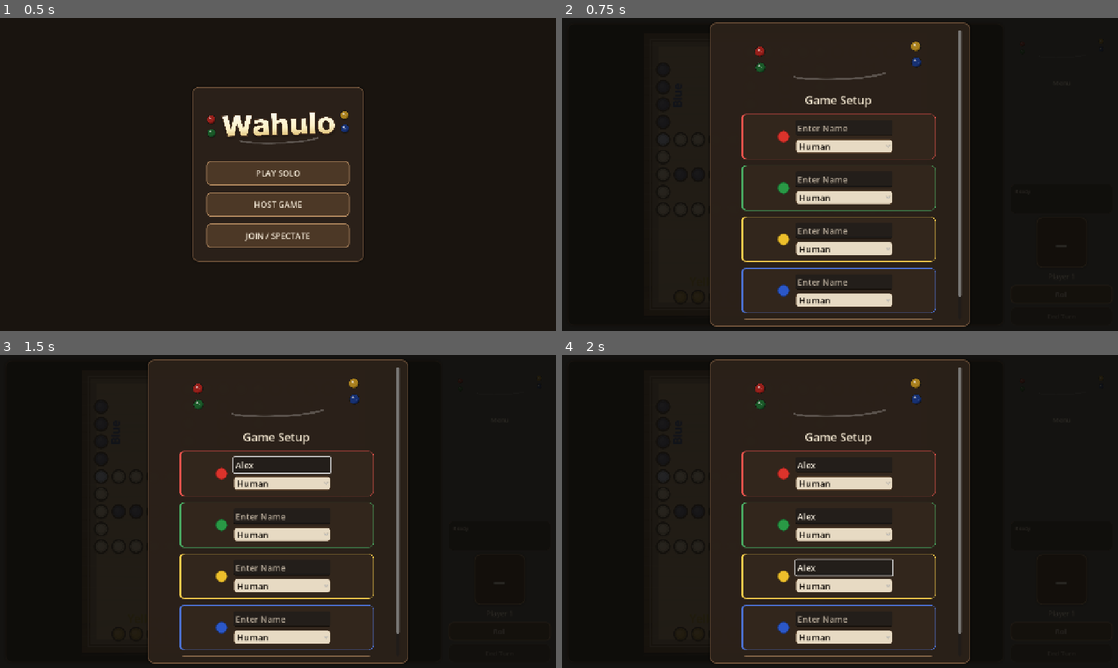
Above: before the commit, frames 1-4 (two rows, left to right).
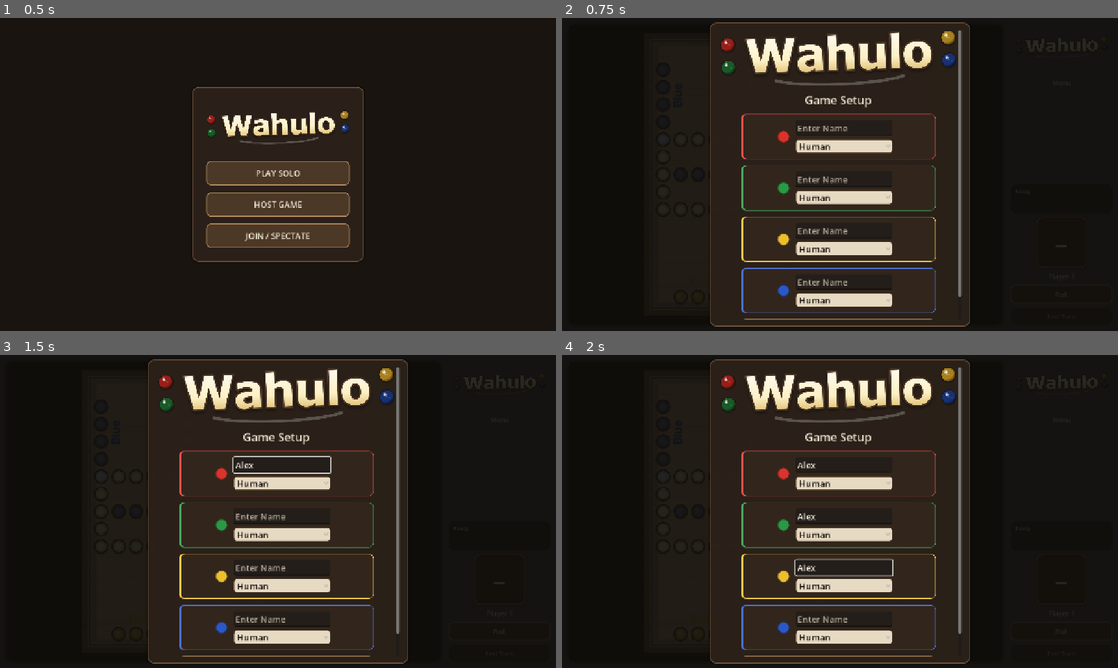
Above: after the commit, the same moments.

Repository: ItsTheMcCoy/wahoo-app
Game: Godot game, scene res://scenes/HomeScreen.tscn
Same seed, same stepped clock (60 frames per second), same inputs: the game is played once before the commit and once after it.
Inputs (mouse positions are in pixels of both pictures, inside the frame that each line leads up to):
- Up to frame 1 (0.5 s): no input
- Up to frame 2 (0.75 s): click "PLAY SOLO" at 0.5 s
- Up to frame 3 (1.5 s): click (283, 464) at 1.27 s; type "Alex" at 1.35 s
- Up to frame 4 (2 s): click (845, 514) at 1.5 s; type "Alex" at 1.58 s; click (845, 567) at 1.73 s; type "Alex" at 1.82 s

Frame 1 is identical in both runs. In frame 2, 3.2% of the frame differs, in the area x 28-71%, y 4-22%; in frame 3, 3.2%; in frame 4, 3.2%.

Commit message:
Fix wordmark text invisible on Game Setup screen
main.gd was preloading the SVG wordmark and applying it at runtime to
all BrandTitle nodes. Godot's SVG renderer handles geometry but not
<text> elements with custom font-family, so only the marbles and curved
underline rendered — the "Wahulo" lettering was invisible.

Switch WORDMARK_TEXTURE to the PNG (matching home_screen.gd), then
re-export the web build with the fix applied.

Co-Authored-By: Claude Sonnet 4.6 <noreply@anthropic.com>

Diff:
--- a/godot/scripts/main.gd
+++ b/godot/scripts/main.gd
@@ -5,7 +5,7 @@
 const WahooRulesSmoke = preload("res://scripts/wahoo_rules_smoke.gd")
 const WahooAI = preload("res://scripts/wahoo_ai.gd")
 const WahooResponsiveLayout = preload("res://scripts/wahoo_responsive_layout.gd")
-const WORDMARK_TEXTURE = preload("res://assets/textures/wahulo_wordmark.svg")
+const WORDMARK_TEXTURE = preload("res://assets/textures/wahulo_wordmark.png")
 
 const PLAYER_NAMES := ["Red", "Green", "Yellow", "Blue"]
 const PLAYER_COLORS := [
Not shown, changed: godot/build/web/index.html
Not shown, changed: godot/build/web/index.pck
